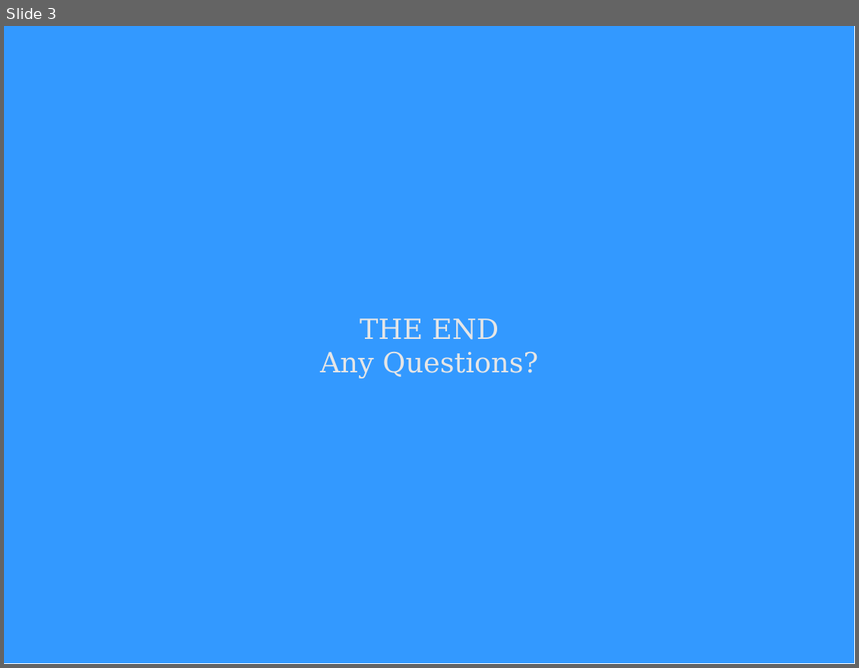
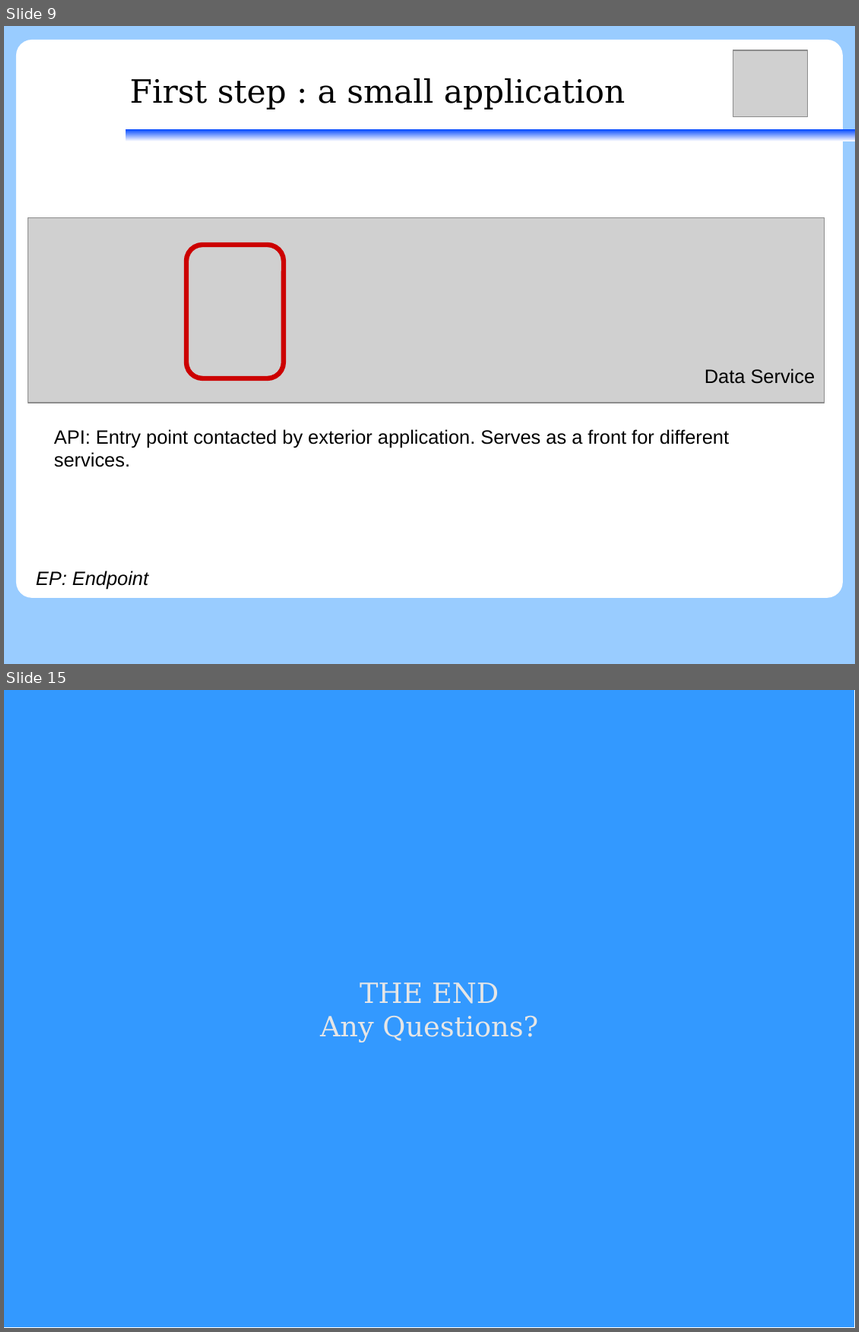
Before and after one commit to ramarijm/stageAI, a slide deck: presentation_ai.odp. Shown one above the other, each under a label of ours: slide 3 before the commit, slides 9 and 15 after it; the slides between them are not shown. The pictures are 859x668 and 859x1332 pixels, drawn with LibreOffice and Linux fonts; fonts in the diff are those of the drawing; grey boxes stand for pictures. Boxes give left, top, right and bottom in pixels: in the first picture for what was removed or moved away, otherwise in the second. Text is boxed around its words. In the diff, an @@ line names an element or a change of style, - is before the commit and + after.

```diff
--- a/presentation_ai.odp
+++ b/presentation_ai.odp
@@ slide 9 added at (4,26,855,664), background #99CCFF; not listed: 1 template element that a slide beside it also shows @@
@@ rounded rectangle added at (16,40,844,598), fill #FFFFFF @@
@@ picture added at (734,50,808,116) @@
@@ title added at (130,78,626,110), 30 pt, text #000000 @@
+First step : a small application
@@ picture added at (28,218,824,403) @@
@@ freeform shape added at (186,245,284,378), outline #CC0000 4.51 pt @@
@@ text added at (705,369,816,384), 18 pt, text #000000 @@
+Data Service
@@ text added at (54,430,729,468), 18 pt, text #000000 @@
+API: Entry point contacted by exterior application. Serves as a front for different services.
@@ text added at (36,571,148,589), 18 pt, text #000000, italic @@
+EP: Endpoint
@@ what was slide 3 is now slide 15 @@
```
Also in this commit, not shown: 1 slide changed, 12 other slides added, 1 slide removed, 2 other files.
